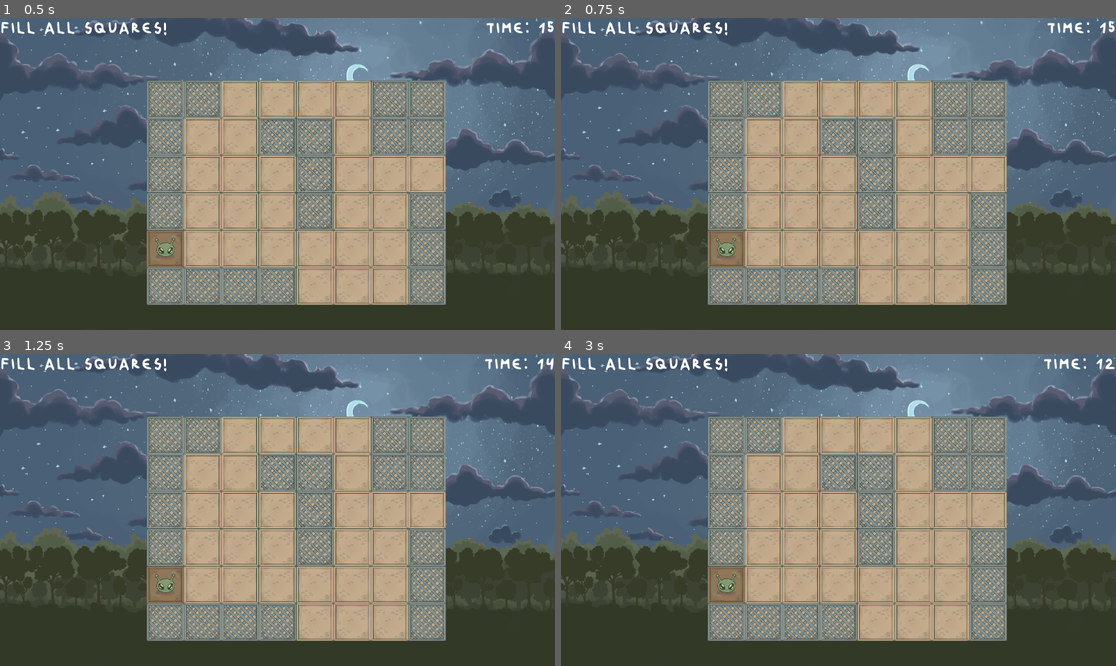
Above: before the commit, frames 1-4 (two rows, left to right).
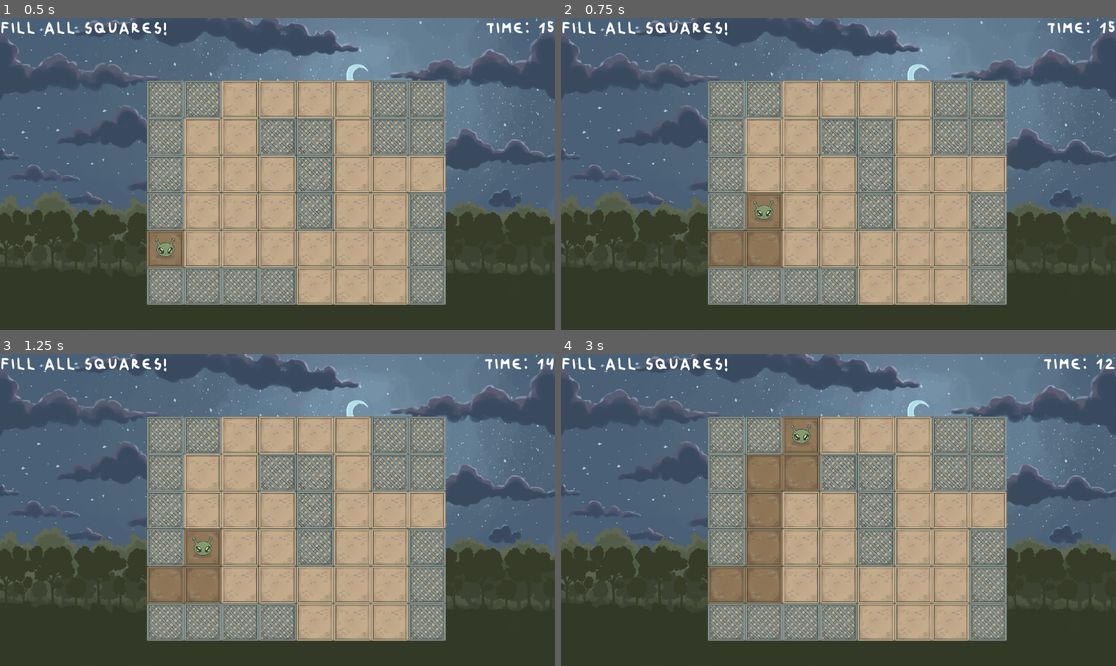
Above: after the commit, the same moments.

Repository: riotruija/EMMEMAA
Game: Godot game, scene res://scenes/pusle.tscn
Two runs of this game, one before a commit and one after it. Both use one fixed random seed, a clock stepped at 60 frames per second and the inputs below. This scene is started directly instead of the project's main scene.
Inputs:
- Up to frame 1 (0.5 s): no input
- Up to frame 2 (0.75 s): tap Enter at 0.5 s; hold D (right) from 0.53 s (still down); hold Up (ui_up) from 0.53 s (still down)
- Up to frame 3 (1.25 s): keep holding D (right); keep holding Up (ui_up)
- Up to frame 4 (3 s): tap Space at 1.25 s; release Up (ui_up) at 1.28 s; tap Up (ui_up) at 1.35, 1.52, 1.82, 2.85 s; release D (right) at 2.03 s; hold A (left) 2.03-2.78 s; hold Up (ui_up) 2.03-2.78 s; tap Enter at 2.75 s; hold D (right) from 2.78 s (still down)

Frame 1 is identical in both runs. In frame 2, 1.7% of the frame differs, in the area x 26-40%, y 56-80%; in frame 3, 1.7%; in frame 4, 4.7%, in the area x 26-47%, y 20-80%.

Commit message:
wasd work pusle now

Diff:
--- a/scripts/grid.gd
+++ b/scripts/grid.gd
@@ -94,13 +94,13 @@
 func _input(event):
 	if game_over:
 		return
-	if event.is_action_pressed("ui_up"):
+	if event.is_action_pressed("up"):
 		move(Vector2i(0, -1))
-	elif event.is_action_pressed("ui_down"):
+	elif event.is_action_pressed("down"):
 		move(Vector2i(0, 1))
-	elif event.is_action_pressed("ui_left"):
+	elif event.is_action_pressed("left"):
 		move(Vector2i(-1, 0))
-	elif event.is_action_pressed("ui_right"):
+	elif event.is_action_pressed("right"):
 		move(Vector2i(1, 0))
 
 
